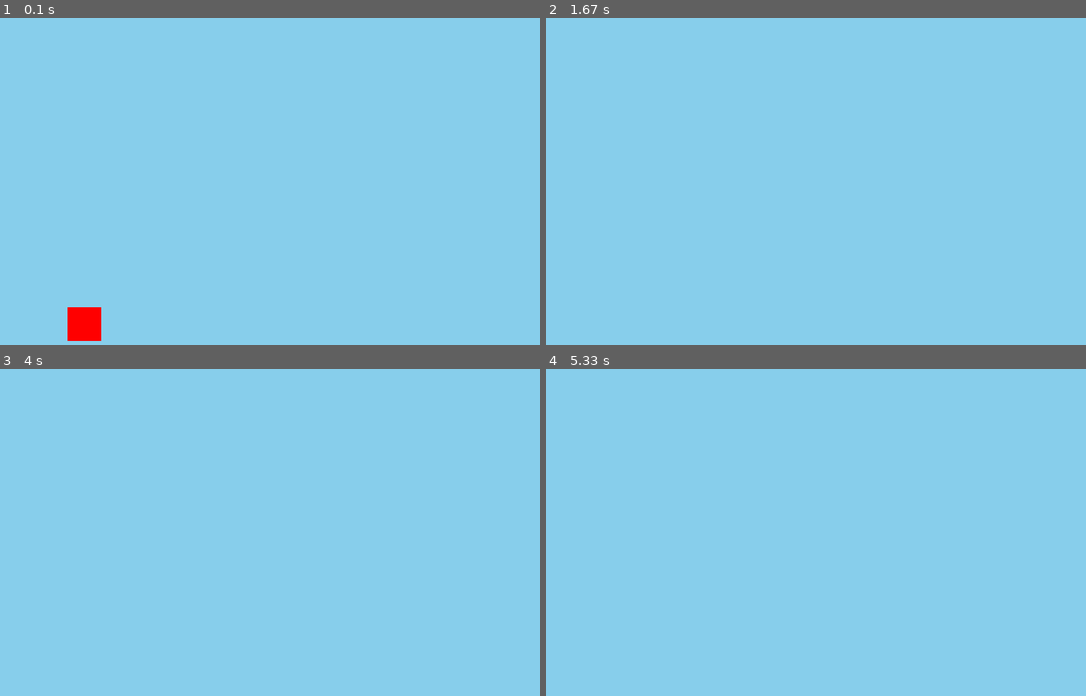
Above: before the commit, frames 1-4 (two rows, left to right).
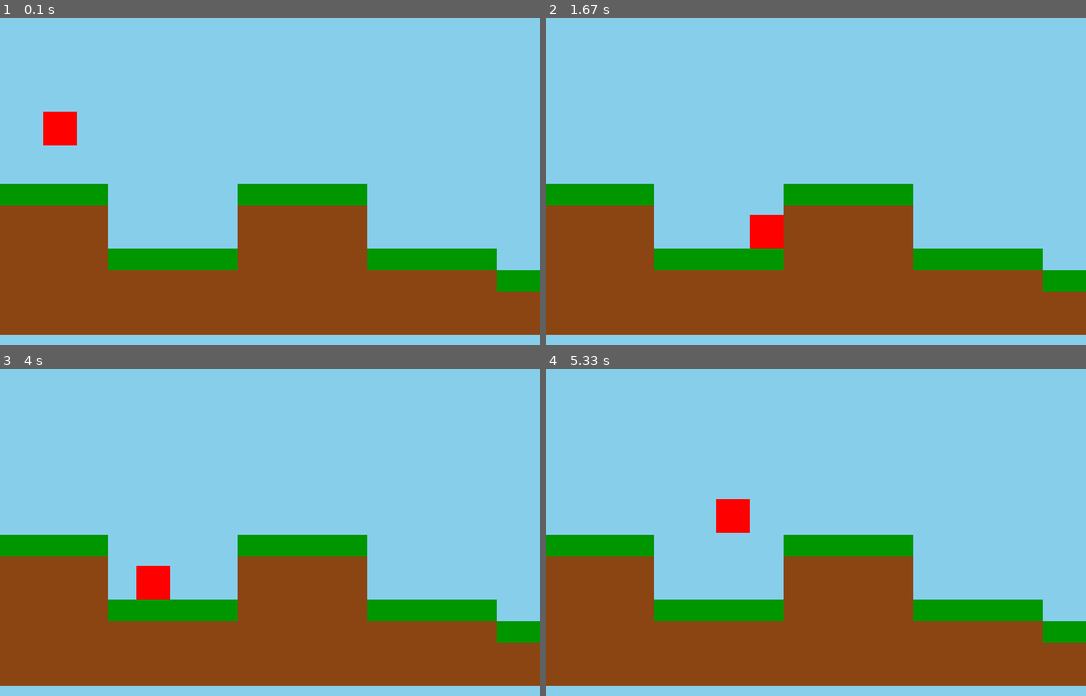
Above: after the commit, the same moments.

Repository: Graciano-B-L-Junior/Gamedevportfolio_pygame
Game: pygame game, started from 2 - Platform game/game.py
Same seed, same stepped clock (60 frames per second), same inputs: the game is played once before the commit and once after it.
Inputs:
- Up to frame 1 (0.1 s): no input
- Up to frame 2 (1.67 s): tap Space at 0.33 s; hold Right 0.67-1.13 s; hold Right 1.17-1.63 s
- Up to frame 3 (4 s): tap Space at 2.23 s; hold Right 3-3.63 s; hold Left from 3.67 s (still down)
- Up to frame 4 (5.33 s): release Left at 4.13 s; hold Right 4.17-4.63 s; hold Right 4.67-5.13 s; hold Left from 5.17 s (still down); tap Space at 5.23 s

The runs differ from the first frame. In frame 1, 35% of the frame differs, in the area x 0-100%, y 28-99%; in frame 2, 35%; in frame 3, 35%; in frame 4, 35%.

Commit message:
Refactor player initialization and add screen boundary checks; update camera handling in game logic.

Diff:
--- a/2 - Platform game/game.py
+++ b/2 - Platform game/game.py
@@ -3,8 +3,10 @@
 
 class Game:
 
-    GROUND_COLOR = (0, 150, 0)
+    GROUND_EARTH = (139, 69, 19)
+    GREEN_GROUND = (0, 150, 0)
     WHITE = (255, 255, 255)
+
 
 
     def __init__(self):
@@ -16,9 +18,6 @@
 
         self.clock = pygame.time.Clock()
         self.running = True
-
-        self.player = Player(100, 450)
-
         self.platforms = [
         ]
 
@@ -41,9 +40,14 @@
             [1, 1, 1, 1, 1, 1, 1, 1, 1, 1, 1, 1, 1, 1, 1, 1, 1, 1, 1, 1, 1, 1, 1, 1, 1, 1, 1, 1, 1, 1],
             [1, 1, 1, 1, 1, 1, 1, 1, 1, 1, 1, 1, 1, 1, 1, 1, 1, 1, 1, 1, 1, 1, 1, 1, 1, 1, 1, 1, 1, 1],
         ]
+        self.player = Player(2 * self.TILE_SIZE, 5 * self.TILE_SIZE, self.screen_width)
 
-        MAP_HEIGHT_PIXELS = len(self.TILEMAP) * self.TILE_SIZE
-        MAP_WIDTH_PIXELS = len(self.TILEMAP[0]) * self.TILE_SIZE
+        self.cam_offset_x = 0
+        self.cam_offset_y = 0
+
+        self.target_cam_x = 0
+        self.MAP_HEIGHT_PIXELS = len(self.TILEMAP) * self.TILE_SIZE
+        self.MAP_WIDTH_PIXELS = len(self.TILEMAP[0]) * self.TILE_SIZE
 
 
 
@@ -53,14 +57,36 @@
                 self.running = False
 
     def update(self):
+        self.target_cam_x = self.player.rect.x - self.screen_width // 2
+        if self.target_cam_x < 0:
+            self.cam_offset_x = 0
+        elif self.target_cam_x > self.MAP_WIDTH_PIXELS - self.screen_width:
+            self.cam_offset_x = self.MAP_WIDTH_PIXELS - self.screen_width
+        else:
+            self.cam_offset_x = self.target_cam_x
         self.player.update(self.platforms)
 
 
     def draw(self):
         self.screen.fill((135, 206, 235))  # Sky blue background
         self.player.draw(self.screen)
-        for platform in self.platforms:
-            pygame.draw.rect(self.screen, Game.GROUND_COLOR, platform)
+        self.platforms=[]
+        for y_map, line in enumerate(self.TILEMAP):
+            for x_map, tile in enumerate(line):
+
+                pos_x_world = x_map * self.TILE_SIZE
+                pos_y_world = y_map * self.TILE_SIZE
+
+                pos_x_screen = pos_x_world - self.cam_offset_x
+                rect = None
+                if pos_x_screen + self.TILE_SIZE > 0 and pos_x_screen < self.screen_width:
+                    if tile == 1:
+                       rect = pygame.draw.rect(self.screen, self.GROUND_EARTH, (pos_x_screen, pos_y_world, self.TILE_SIZE, self.TILE_SIZE))
+                    elif tile == 2:
+                        rect =pygame.draw.rect(self.screen, self.GREEN_GROUND, (pos_x_screen, pos_y_world, self.TILE_SIZE, self.TILE_SIZE))
+                if rect:
+                    self.platforms.append(rect)
+
         pygame.display.flip()
 
     def run(self):
--- a/2 - Platform game/player.py
+++ b/2 - Platform game/player.py
@@ -1,7 +1,7 @@
 import pygame
 
 class Player:
-    def __init__(self, x, y):
+    def __init__(self, x, y, game_screen):
         self.x = x
         self.y = y
         self.width = 50
@@ -17,10 +17,12 @@
         self.gravity = 1
         self.on_ground = False
 
+        self.screen_width = game_screen
+
     def draw(self, surface):
         pygame.draw.rect(surface, self.color, self.rect)
 
-    def update(self, other_rects):
+    def update(self, other_rects, **kwargs):
         keys = pygame.key.get_pressed()
         if keys[pygame.K_LEFT]:
             self.rect.x -= self.speed
@@ -55,3 +57,8 @@
 
         self.x = self.rect.x
         self.y = self.rect.y
+
+        if self.rect.right > self.screen_width:
+            self.rect.right = self.screen_width
+        if self.rect.left < 0:
+            self.rect.left = 0
